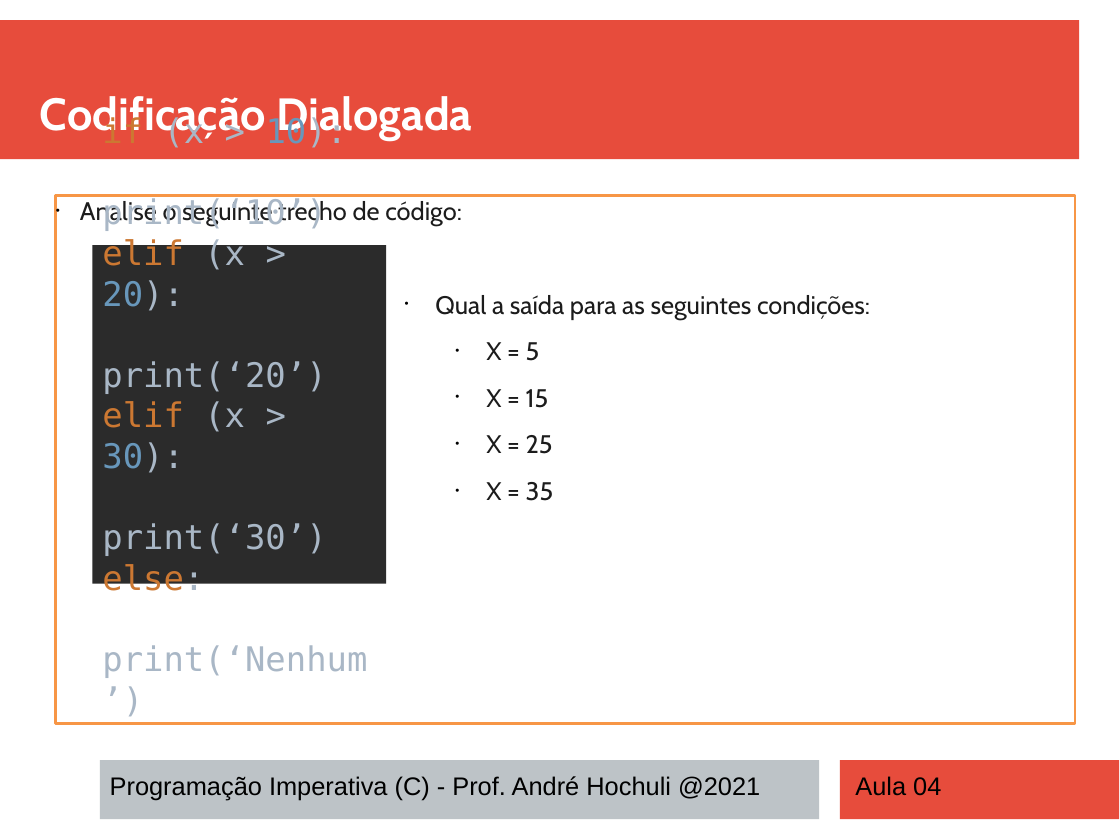
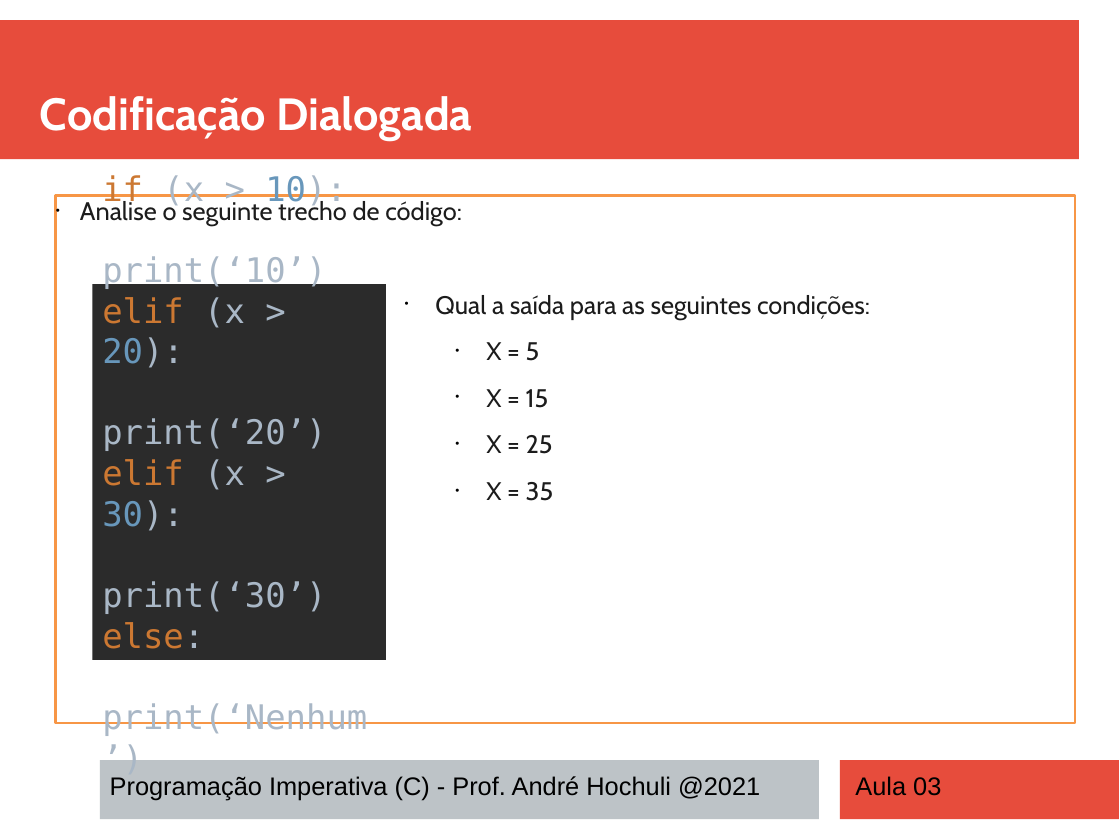
Before and after one commit to andrehochuli/teaching, a slide deck: slide 5 of RaciocinioAlgoritmico/Aula 03 - Estruturas de Seleção Múltiplas (ELIF)/Aula 03 - Estruturas de Seleção Múltiplas (ELIF).pptx (slide 6 before the commit). Drawn at 1120x840 pixels with LibreOffice and Linux fonts; fonts in the diff are those of the drawing. Boxes give left, top, right and bottom in pixels: in the first picture for what was removed or moved away, otherwise in the second. Text is boxed around its words. In the diff, an @@ line names an element or a change of style, - is before the commit and + after.

Commit message:
Atualizando aula 03

```diff
--- a/RaciocinioAlgoritmico/Aula 03 - Estruturas de Seleção Múltiplas (ELIF)/Aula 03 - Estruturas de Seleção Múltiplas (ELIF).pptx
+++ b/RaciocinioAlgoritmico/Aula 03 - Estruturas de Seleção Múltiplas (ELIF)/Aula 03 - Estruturas de Seleção Múltiplas (ELIF).pptx
@@ rectangle "if (x > 10): print(‘10’) ...": place and size @@
-rectangle "if (x > 10): print(‘10’) ..." at [92, 245, 386, 583]
+rectangle "if (x > 10): print(‘10’) ..." at [92, 285, 386, 661]
@@ text at [855, 776, 941, 796]: text changed @@
-Aula 04
+Aula 03
```
Also in this commit, not shown: 6 other slides changed, 1 other file.
